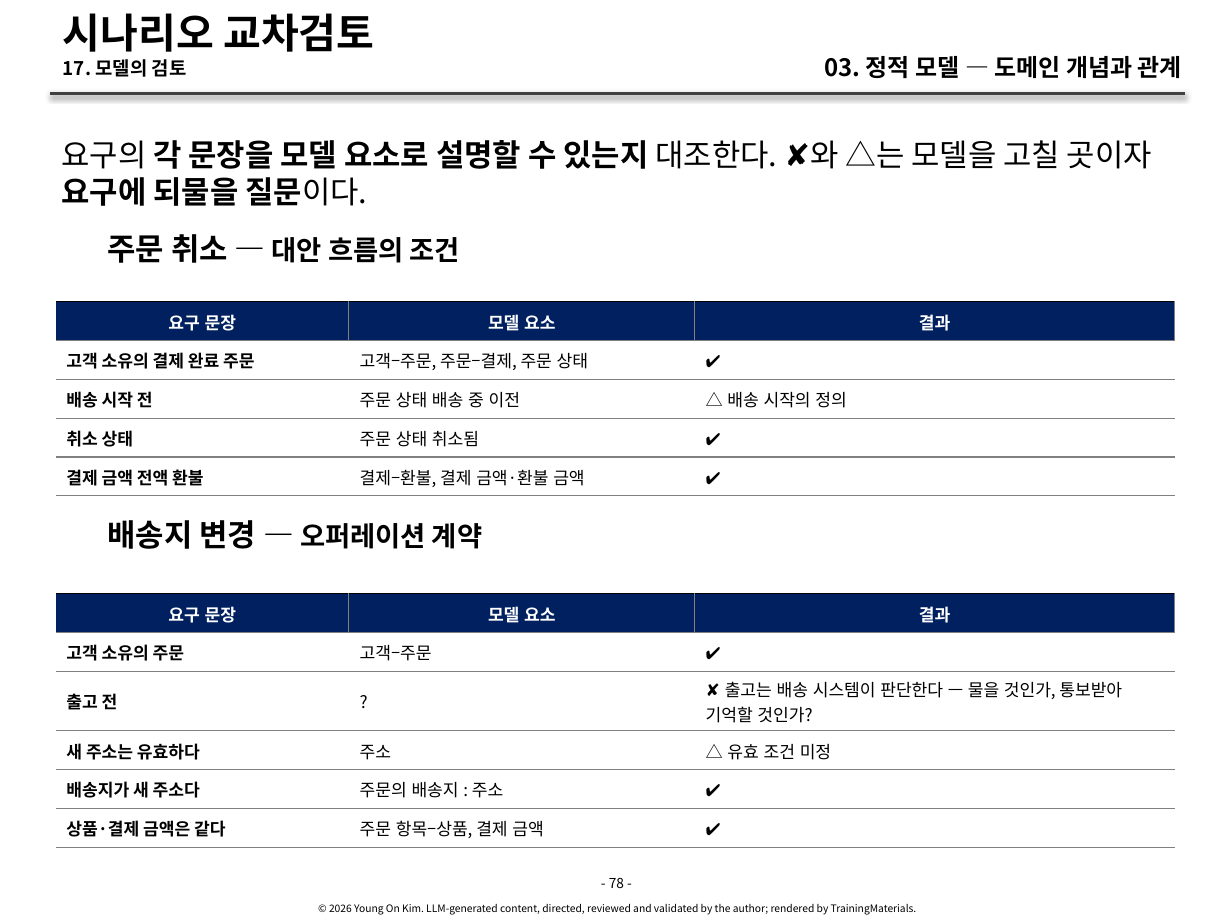
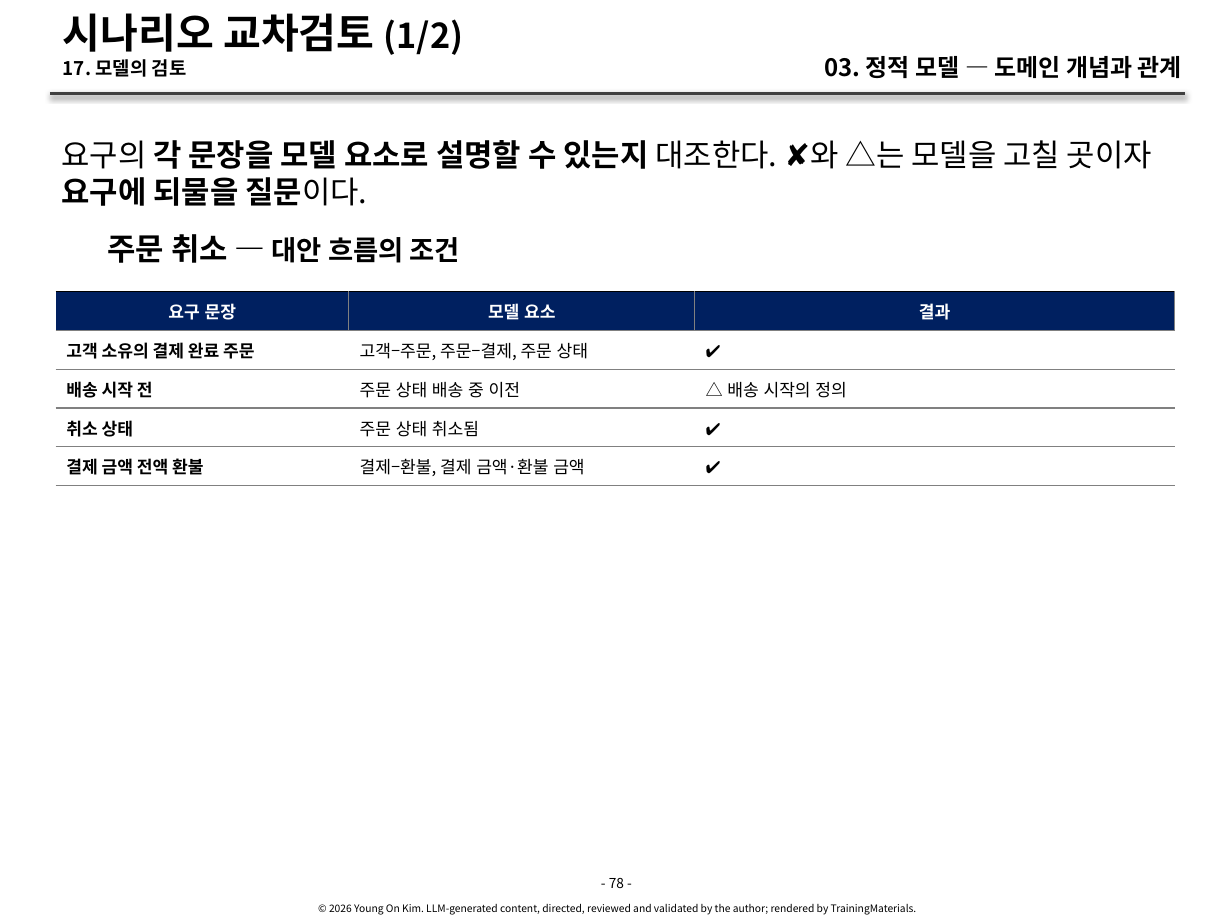
Before and after one commit to YoungSan77/TrainingMaterials, a slide deck: slide 78 of courses/ooad/sessions/s03.pptx. Drawn at 1232x924 pixels with LibreOffice and Linux fonts; fonts in the diff are those of the drawing. Boxes give left, top, right and bottom in pixels: in the first picture for what was removed or moved away, otherwise in the second. Text is boxed around its words. In the diff, an @@ line names an element or a change of style, - is before the commit and + after.

```diff
--- a/courses/ooad/sessions/s03.pptx
+++ b/courses/ooad/sessions/s03.pptx
@@ title at (63,13,464,55): text changed @@
-시나리오 교차검토
+시나리오 교차검토 (1/2)
@@ table: place and size @@
-table at (55,302,1174,824)
+table at (55,292,1174,814)
@@ text removed at (108,520,482,549) @@
-배송지 변경 — 오퍼레이션 계약
@@ table removed at (55,594,1174,924), 6 rows, 3 columns @@
-요구 문장 | 모델 요소 | 결과
-고객 소유의 주문 | 고객–주문 | ✔
-출고 전 | ? | ✘ 출고는 배송 시스템이 판단한다 — 물을 것인가, 통보받아 기억할 것인가?
-새 주소는 유효하다 | 주소 | △ 유효 조건 미정
-배송지가 새 주소다 | 주문의 배송지 : 주소 | ✔
-상품·결제 금액은 같다 | 주문 항목–상품, 결제 금액 | ✔
```
Also in this commit, not shown: 71 other slides changed, 1 slide added, 52 other files.
